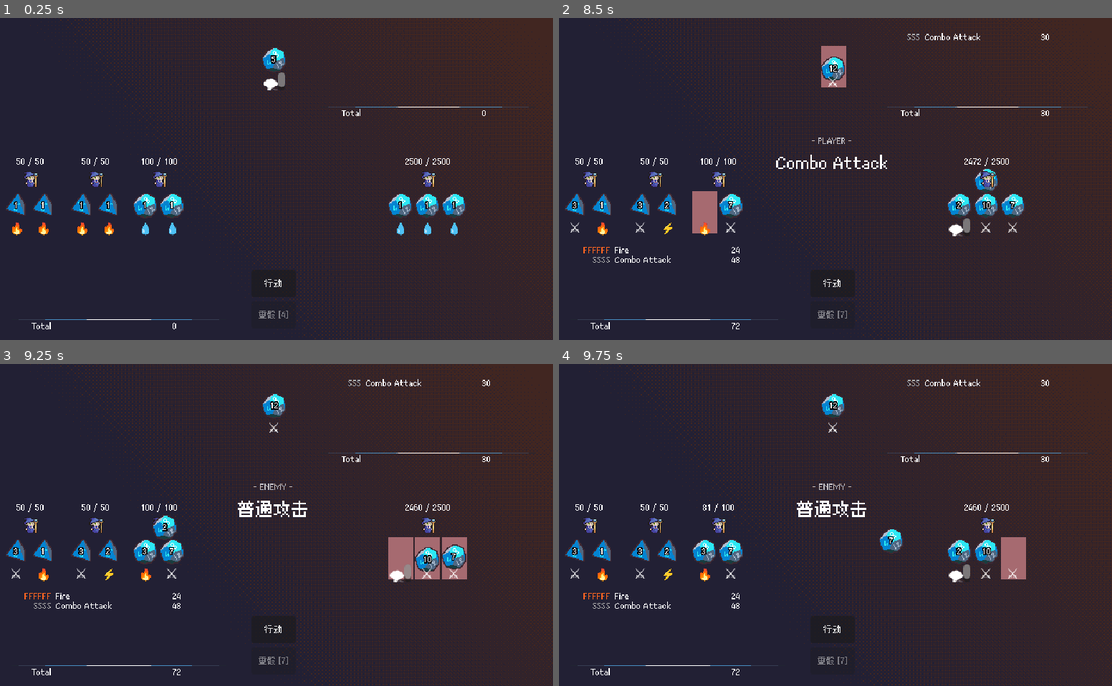
Above: before the commit, frames 1-4 (two rows, left to right).
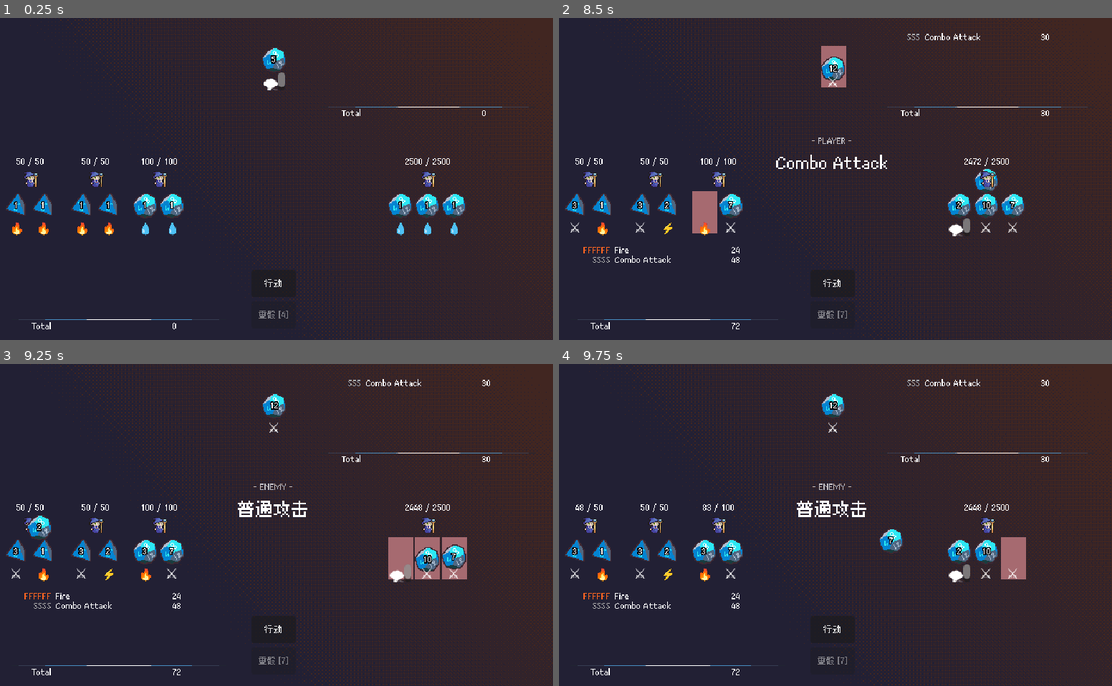
Above: after the commit, the same moments.

Repository: betairylia/DiceQuestPro
Game: Godot game, scene res://Prototyping/Prototype.tscn
Same seed, same stepped clock (60 frames per second), same inputs: the game is played once before the commit and once after it. The engine's default icon, where the game draws it, is replaced by a stand-in: a white triangle on a blue panel in a dark square.
Inputs (mouse positions are in pixels of both pictures, inside the frame that each line leads up to):
- Up to frame 1 (0.25 s): no input
- Up to frame 2 (8.5 s): click "行动" at 0.5 s; click "行动" at 1.25 s; click "行动" at 2 s; move the mouse to (719, 159) at 2.77 s; click (719, 159) at 2.92 s; move the mouse to (702, 211) at 3.52 s; click (702, 211) at 3.67 s; move the mouse to (730, 211) at 4.27 s; click (730, 211) at 4.42 s; move the mouse to (653, 159) at 5.02 s; click (653, 159) at 5.17 s; tap Enter at 5.75 s; move the mouse to (641, 211) at 5.77 s; click (641, 211) at 5.92 s; move the mouse to (669, 211) at 6.52 s; click (669, 211) at 6.67 s; move the mouse to (592, 159) at 7.27 s; click (592, 159) at 7.42 s; move the mouse to (575, 211) at 8.02 s; click (575, 211) at 8.17 s
- Up to frame 3 (9.25 s): move the mouse to (44, 557) at 8.77 s; click (44, 557) at 8.92 s
- Up to frame 4 (9.75 s): move the mouse to (984, 505) at 9.52 s; click (984, 505) at 9.67 s

Frames 1-2 are identical in both runs. In frame 3, 0.5% of the frame differs, in the area x 4-77%, y 43-55%; in frame 4, less than 0.1%.

Commit message:
Checkpoint before hit animation (knockback + red flash)

Diff:
--- a/Prototyping/Nodes/rollable_dice.gd
+++ b/Prototyping/Nodes/rollable_dice.gd
@@ -103,7 +103,31 @@
 
 # ---- Attack logic ----
 
-func Attack(available_targets: Array[Mob], delay: float = 0) -> void:
+func _attack(available_targets: Array[Mob], current_target: Mob) -> void:
+
+	var target: Mob = current_target
+
+	# Repick another target if current target is dead
+	if not Targeting.validate(dice_result.element, target):
+		target = Targeting.pick(dice_result.element, available_targets)
+
+	# No valid targets, do nothing
+	if target == null:
+		return
+
+	target.get_damage_heal(DamageInfo.new(
+		dice_result.digit,
+		Consts.DamageType.Regular
+	))
+
+	# Crit!
+	if dice_result.is_extreme:
+		target.get_damage_heal(DamageInfo.new(
+			dice_result.digit,
+			Consts.DamageType.Regular
+		))
+
+func AnimatedAttack(available_targets: Array[Mob], delay: float = 0) -> void:
 
 	if state != DiceCombatState.Determined:
 		return
@@ -111,21 +135,19 @@
 	if len(available_targets) == 0:
 		return
 
+	var target = Targeting.pick(dice_result.element, available_targets)
+	if target == null:
+		return
+	var target_pos_global = target.global_position
+
 	_set_state(DiceCombatState.Attacking)
-
-	# TODO: Proper targeting logic
-	var target = available_targets[0]
-	var target_pos_global = target.global_position
 
 	var t = create_tween()
 	var current_pos = dice_icon.global_position
 	t.tween_property(dice_icon, "global_position", current_pos + Vector2.DOWN * 10.0, 0.2 + delay).set_ease(Tween.EASE_OUT)
 	t.tween_property(dice_icon, "global_position", target_pos_global, 0.12).set_ease(Tween.EASE_IN)
 	t.tween_callback(
-		target.get_damage_heal.bind(DamageInfo.new(
-			dice_result.digit,
-			Consts.DamageType.Regular
-		))
+		_attack.bind(available_targets, target)
 	)
 	t.tween_property(dice_icon, "global_position", current_pos, 0.25).set_ease(Tween.EASE_OUT).set_delay(0.05)
 
--- a/Prototyping/combat.gd
+++ b/Prototyping/combat.gd
@@ -111,7 +111,7 @@
 func _regular_attack(froms: Array[Mob], tos: Array[Mob], from_dice: Array[DiceResult]) -> void:
 	await BindGroupAwait.all(Arr.emap(from_dice,
 		func(i: int, die: DiceResult):
-			return die.node.Attack.bind(tos, i * 0.15)
+			return die.node.AnimatedAttack.bind(tos, i * 0.15)
 	))
 
 func _resolve_spells(froms: Array[Mob], tos: Array[Mob], from_spells: Array[MatchedSpell]) -> void:
@@ -119,7 +119,7 @@
 		spell_triggered.emit(spell)
 		await BindGroupAwait.all(Arr.emap(Arr.unique(spell.matched_dice),
 			func(i: int, die: DiceResult):
-				return die.node.Attack.bind(tos, i * 0.15)
+				return die.node.AnimatedAttack.bind(tos, i * 0.15)
 		))
 
 
--- a/Source/Core/mob.gd
+++ b/Source/Core/mob.gd
@@ -59,6 +59,10 @@
 		died.emit()
 
 
+func is_alive() -> bool:
+	return not _is_dead
+
+
 func get_dice() -> Array[RollableDice]:
 	return _dice
 
--- /dev/null
+++ b/Source/Core/targeting.gd
@@ -0,0 +1,25 @@
+extends Object
+class_name Targeting
+
+
+# Validates target given element at the exact time the attack lands
+static func validate(element: Consts.Elements, target: Mob) -> bool:
+	return target.is_alive()
+
+
+## Returns the target this element attacks, or null if it doesn't attack.
+## Filters to alive targets internally; individual arms can opt out (e.g. Revive).
+static func pick(element: Consts.Elements, targets: Array[Mob]) -> Mob:
+	var alive := targets.filter(func(m: Mob) -> bool: return m.is_alive())
+
+	match element:
+		Consts.Elements.Idle:
+			return null
+		Consts.Elements.Sword:
+			if alive.is_empty():
+				return null
+			return alive[0]
+		_:  # Fire, Water, Thunder, Wind, Nature, Revive — random alive target
+			if alive.is_empty():
+				return null
+			return alive[randi() % alive.size()]
Not shown, added: Source/Core/targeting.gd.uid
